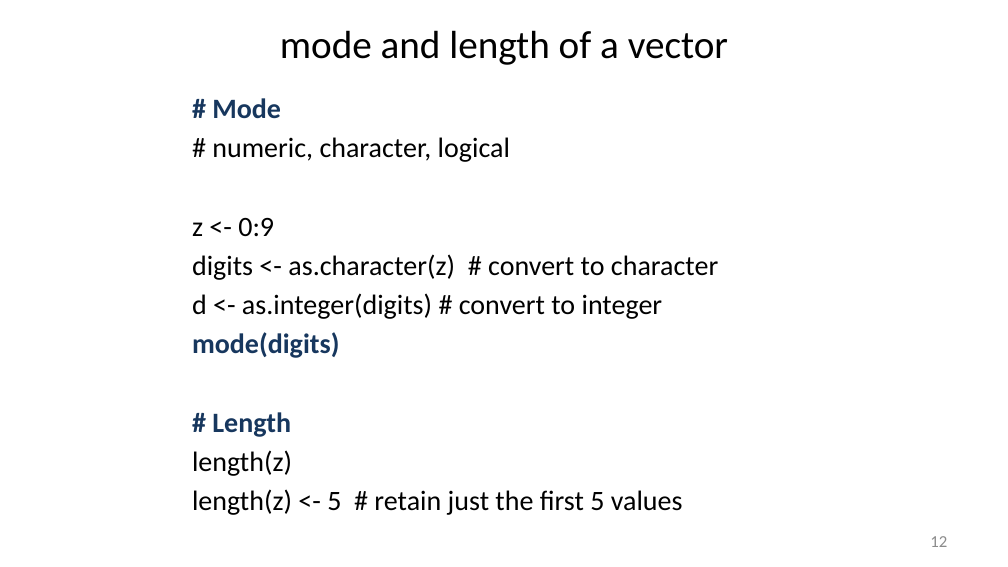
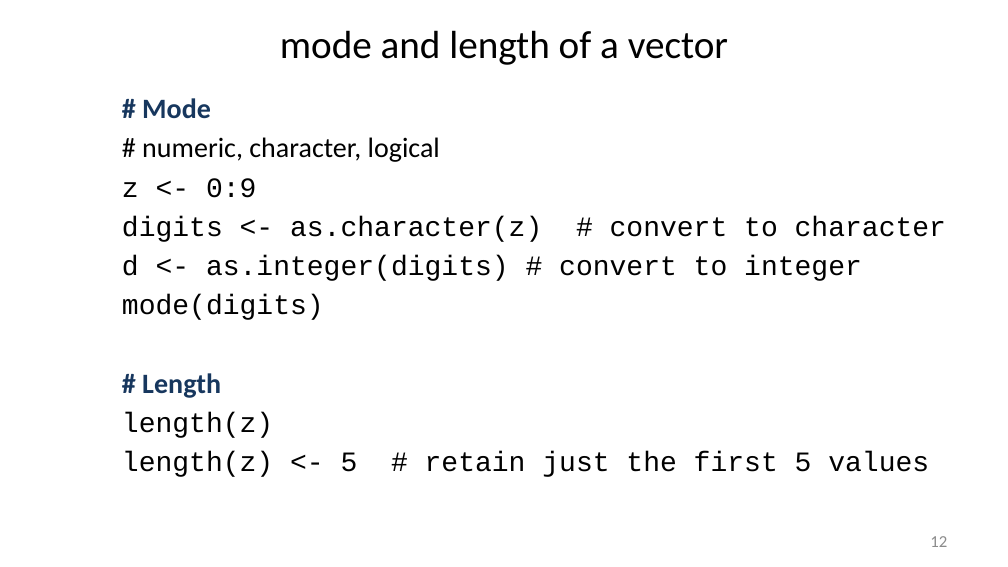
Before and after one commit to liu3zhenlab/teaching, a slide deck: slide 12 of PLPTH813Bioinformatis/2025/2_lab/lab07_R.pptx. Drawn at 1008x567 pixels with LibreOffice and Linux fonts; fonts in the diff are those of the drawing. Boxes give left, top, right and bottom in pixels: in the first picture for what was removed or moved away, otherwise in the second. Text is boxed around its words. In the diff, an @@ line names an element or a change of style, - is before the commit and + after.

```diff
--- a/PLPTH813Bioinformatis/2025/2_lab/lab07_R.pptx
+++ b/PLPTH813Bioinformatis/2025/2_lab/lab07_R.pptx
@@ text "# Mode": place and size @@
-text "# Mode" at [192, 98, 718, 515]
+text "# Mode" at [122, 98, 946, 477]
@@ text at [122, 178, 946, 477]: font Calibri to Courier New in "z <- 0:9", "digits <- as.character(z) # convert to character", "d <- as.integer(digits) # convert to integer", "mode(digits)" and 2 more places; text colour #17375E to #000000, bold off in "mode(digits)" @@
```
Also in this commit, not shown: 26 other slides changed, 2 other files.
